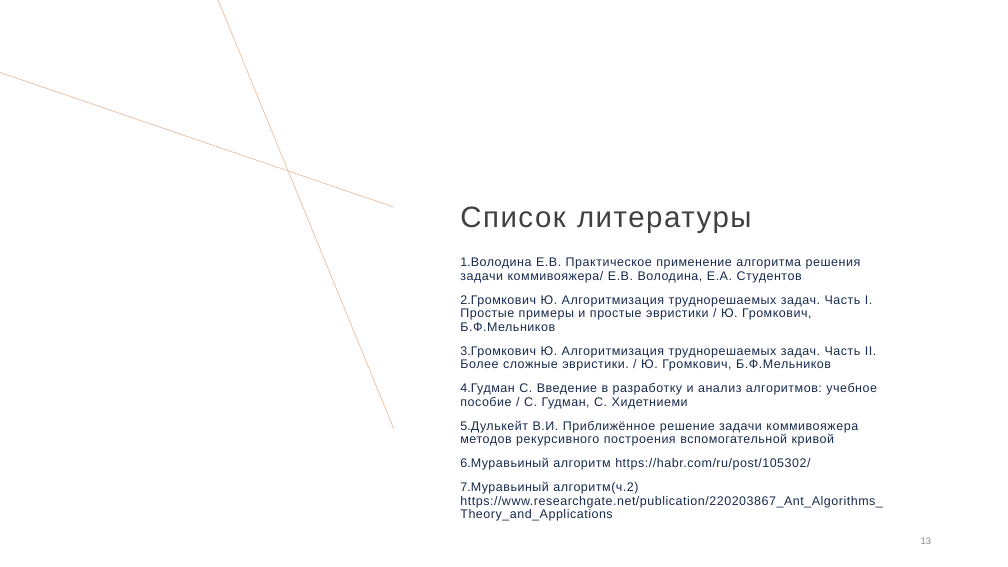
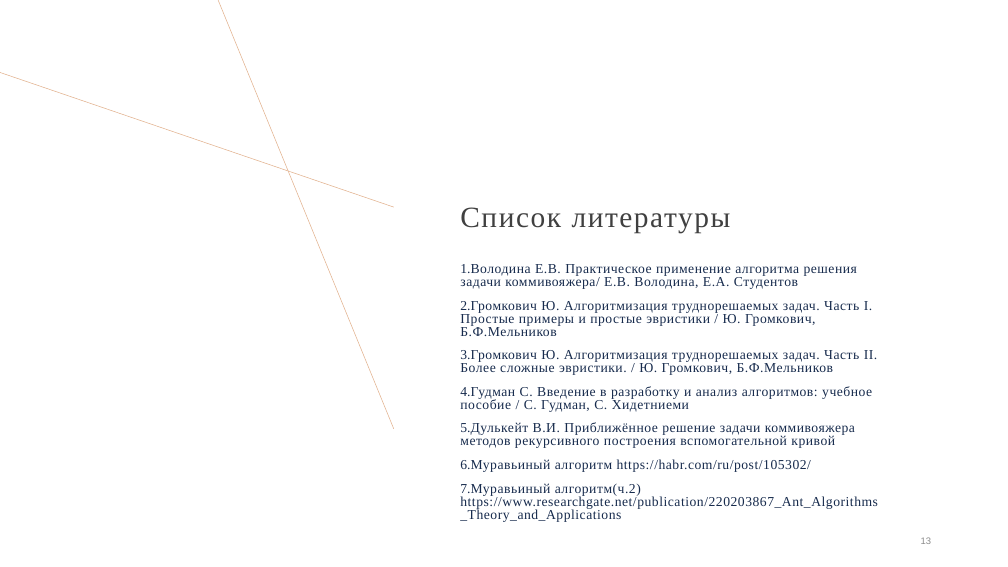
Before and after one commit to IMZolin/Opt-methods-coursework, a slide deck: slide 13 of Gvozdev_Zolin_Khlamkin.pptx. Drawn at 1008x567 pixels with LibreOffice and Linux fonts; fonts in the diff are those of the drawing. Boxes give left, top, right and bottom in pixels: in the first picture for what was removed or moved away, otherwise in the second. Text is boxed around its words. In the diff, an @@ line names an element or a change of style, - is before the commit and + after.

```diff
--- a/Gvozdev_Zolin_Khlamkin.pptx
+++ b/Gvozdev_Zolin_Khlamkin.pptx
@@ title "Список литературы" at box(460, 207, 731, 233): font Arial to Times New Roman @@
@@ text "Володина Е.В. Практическое применение алгоритма ..." at box(460, 264, 878, 522): size 11.9 to 12.9 pt, font Arial to Times New Roman; line spacing 0.9 to 0.8 @@
```
Also in this commit, not shown: 13 other slides changed, 1 other file.
